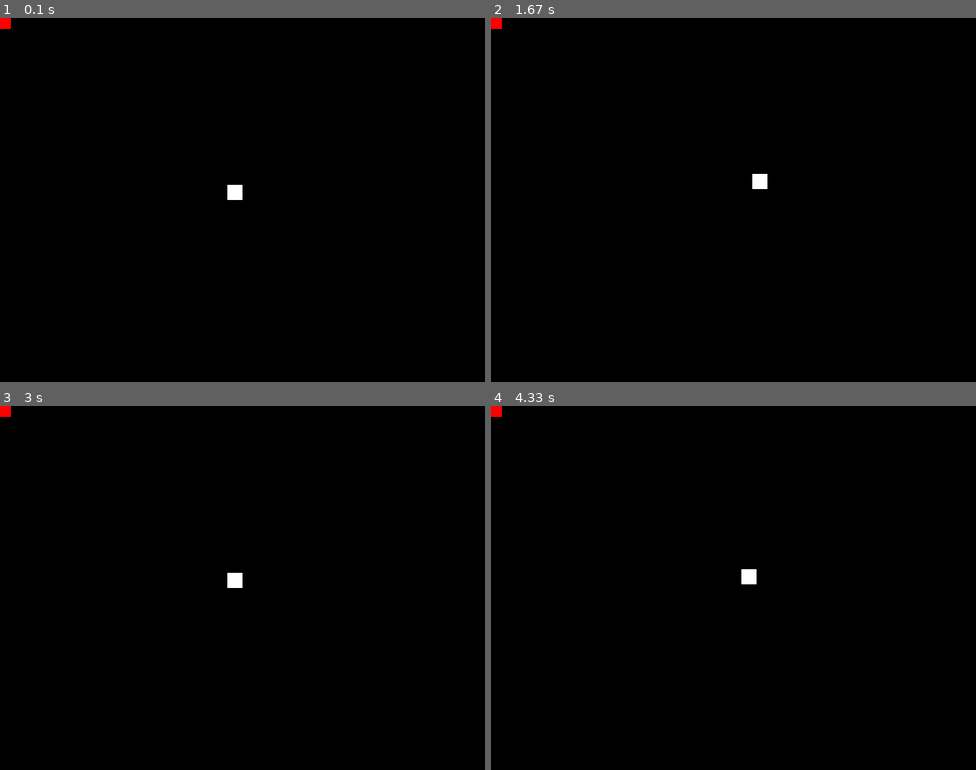
Above: before the commit, frames 1-4 (two rows, left to right).
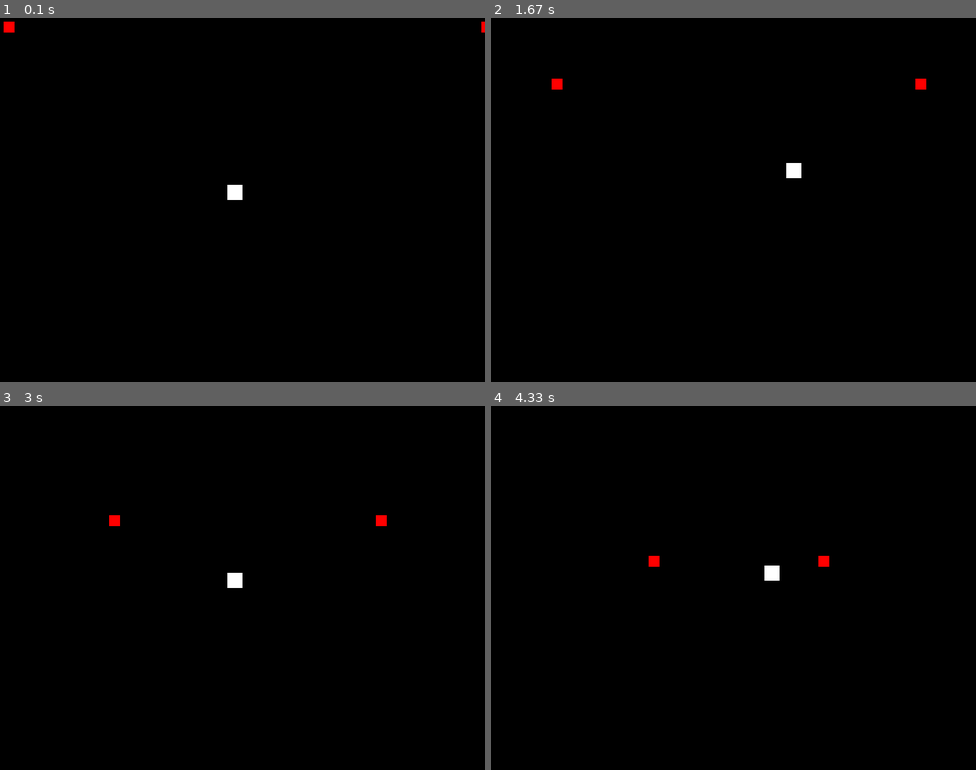
Above: after the commit, the same moments.

Repository: TANFIRSTGOD/pygame-ai-test
Game: pygame game, started from main.py
Two runs of this game, one before a commit and one after it. Both use one fixed random seed, a clock stepped at 60 frames per second and the inputs below.
Inputs:
- Up to frame 1 (0.1 s): no input
- Up to frame 2 (1.67 s): hold D 0.33-0.8 s; hold W 0.83-1.13 s; hold D 1.17-1.63 s
- Up to frame 3 (3 s): hold A 1.67-2.2 s; hold S 2.23-2.53 s; hold A 2.57-2.97 s
- Up to frame 4 (4.33 s): hold W 3-3.37 s; hold D 3.4-4.03 s; hold S from 4.07 s (still down)

The runs differ from the first frame. In frame 1, 0.1% of the frame differs, in the area x 0-100%, y 0-4%; in frame 2, 0.5%, in the area x 0-90%, y 0-47%; in frame 3, 0.2%; in frame 4, 0.5%.

Commit message:
Code worked first time :0

Diff:
--- /dev/null
+++ b/enemy.py
@@ -0,0 +1,15 @@
+def trackTarget(enemyX, enemyY, enemySpeed, playerX, playerY):
+    newenemyX = enemyX
+    newenemyY = enemyY
+
+    if playerX - enemyX > 0:
+        newenemyX += 1
+    elif playerX - enemyX < 0:
+        newenemyX -= 1
+
+    if playerY - enemyY > 0:
+        newenemyY += 1
+    elif playerY - enemyY < 0:
+        newenemyY -= 1
+
+    return [newenemyX, newenemyY]
--- a/main.py
+++ b/main.py
@@ -1,4 +1,5 @@
 import pygame
+import enemy
 
 pygame.init()
 
@@ -28,23 +29,28 @@
 enemyy = 0
 ENEMY_WIDTH = 18
 ENEMY_HEIGHT = 18
-enemy_rect = pygame.Rect(playerx, playery, PLAYER_WIDTH, PLAYER_HEIGHT)
+
+enemySpeed = 1
+
+enemy_rect = pygame.Rect(enemyx, enemyy, PLAYER_WIDTH, PLAYER_HEIGHT)
+
+#enemy2 setup
+
+enemyx2 = 800
+enemyy2 = 0
+
+enemy_rect2 = pygame.Rect(enemyx2, enemyy2, PLAYER_WIDTH, PLAYER_HEIGHT)
 
 holdingA = False
 holdingW = False
 holdingD = False
 holdingS = False
 
-speed = 1.5
-
-#functions
-
-#def enemy_pathfinding(playerx, playery, enemyx, enemyy, enemySpeed):
-
+speed = 2
 
 while True:
     for event in pygame.event.get():
-        if event == pygame.QUIT:
+        if event.type == pygame.QUIT:
             pygame.quit()
             raise SystemExit
         elif event.type == pygame.KEYDOWN:
@@ -79,18 +85,33 @@
     if holdingS:
         playery += speed
 
-    if holdingA and holdingD or holdingW and holdingS:
-        speed /= 1.414
+    if holdingW and holdingD or holdingW and holdingA or holdingS and holdingD or holdingS and holdingA:
+        speed = 1.25
     else:
-        speed = 1
+        speed = 2
+
+    #enemy update
+
+    enemyx = enemy.trackTarget(enemyx, enemyy, enemySpeed, playerx, playery)[0]
+    enemyy = enemy.trackTarget(enemyx, enemyy, enemySpeed, playerx, playery)[1]
+
+    enemyx2 = enemy.trackTarget(enemyx2, enemyy2, enemySpeed, playerx, playery)[0]
+    enemyy2 = enemy.trackTarget(enemyx2, enemyy2, enemySpeed, playerx, playery)[1]
 
     player_rect = pygame.Rect(playerx, playery, PLAYER_WIDTH, PLAYER_HEIGHT)
     enemy_rect = pygame.Rect(enemyx, enemyy, ENEMY_WIDTH, ENEMY_HEIGHT)
+    enemy_rect2 = pygame.Rect(enemyx2, enemyy2, ENEMY_WIDTH, ENEMY_HEIGHT)
+
+    #update collisions
+
+    if player_rect.colliderect(enemy_rect) or player_rect.colliderect(enemy_rect2):
+        PRIMARY_COLOR = (255,0,0)
 
     screen.fill(BACKGROUND_COLOR)
 
     pygame.draw.rect(screen, PRIMARY_COLOR, player_rect)
     pygame.draw.rect(screen, ENEMY_COLOR, enemy_rect)
+    pygame.draw.rect(screen, ENEMY_COLOR, enemy_rect2)
 
     pygame.display.flip()
 
